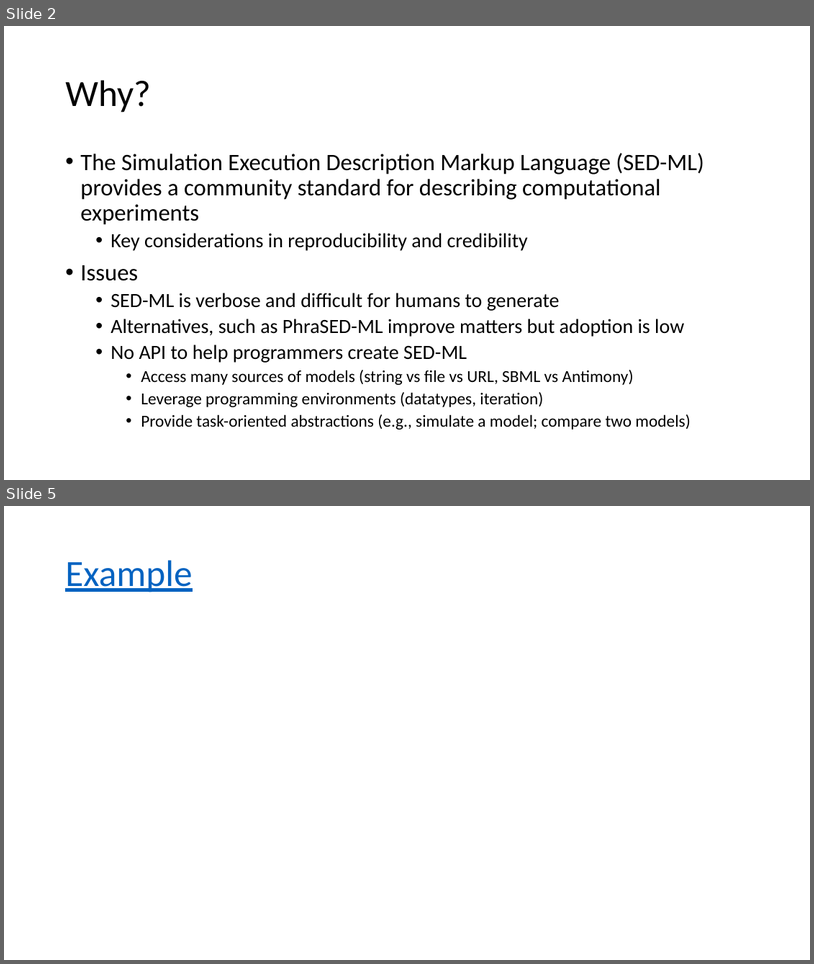
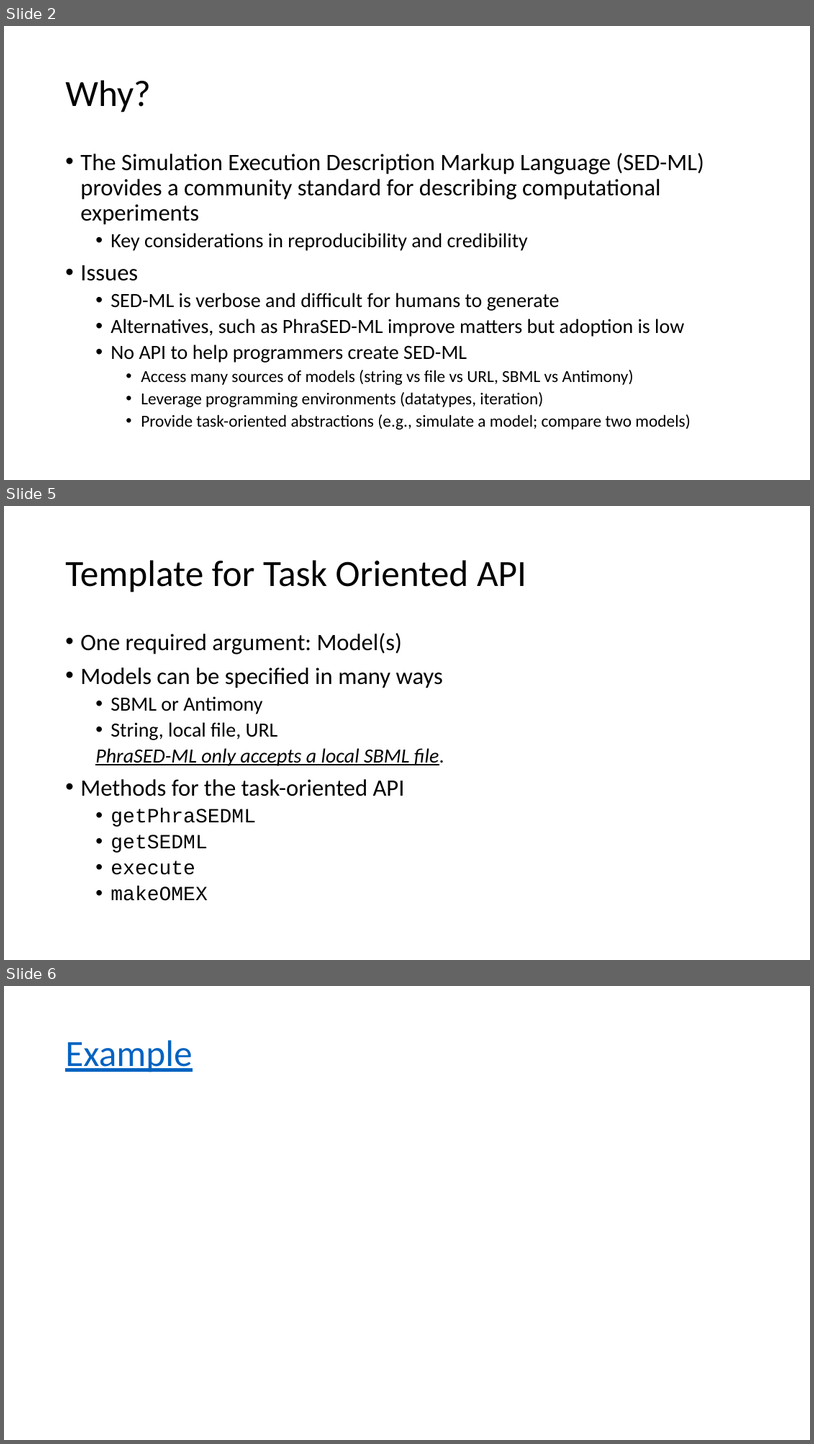
Before and after one commit to sys-bio/SimpleSEDML, a slide deck: docs/SimpleSEDML.pptx. Shown one above the other, each under a label of ours: slides 2 and 5 before the commit, slides 2, 5 and 6 after it; the slides between them are not shown. The pictures are 814x964 and 814x1444 pixels, drawn with LibreOffice and Linux fonts; fonts in the diff are those of the drawing. Boxes give left, top, right and bottom in pixels: in the first picture for what was removed or moved away, otherwise in the second. Text is boxed around its words. In the diff, an @@ line names an element or a change of style, - is before the commit and + after.

```diff
--- a/docs/SimpleSEDML.pptx
+++ b/docs/SimpleSEDML.pptx
@@ slide 5 added at [4, 506, 810, 960], background #FFFFFF @@
@@ title added at [65, 560, 527, 592], 44 pt, text #000000 @@
+Template for Task Oriented API
@@ text added at [80, 633, 445, 901], 24 pt, text #000000 @@
+• One required argument: Model(s)
+• Models can be specified in many ways
+  • SBML or Antimony
+  • String, local file, URL
+  PhraSED-ML only accepts a local SBML file.
+• Methods for the task-oriented API
+  • getPhraSEDML
+  • getSEDML
+  • execute
+  • makeOMEX
@@ what was slide 5 is now slide 6 @@
```
Also in this commit, not shown: 3 slides changed, 1 other file.
